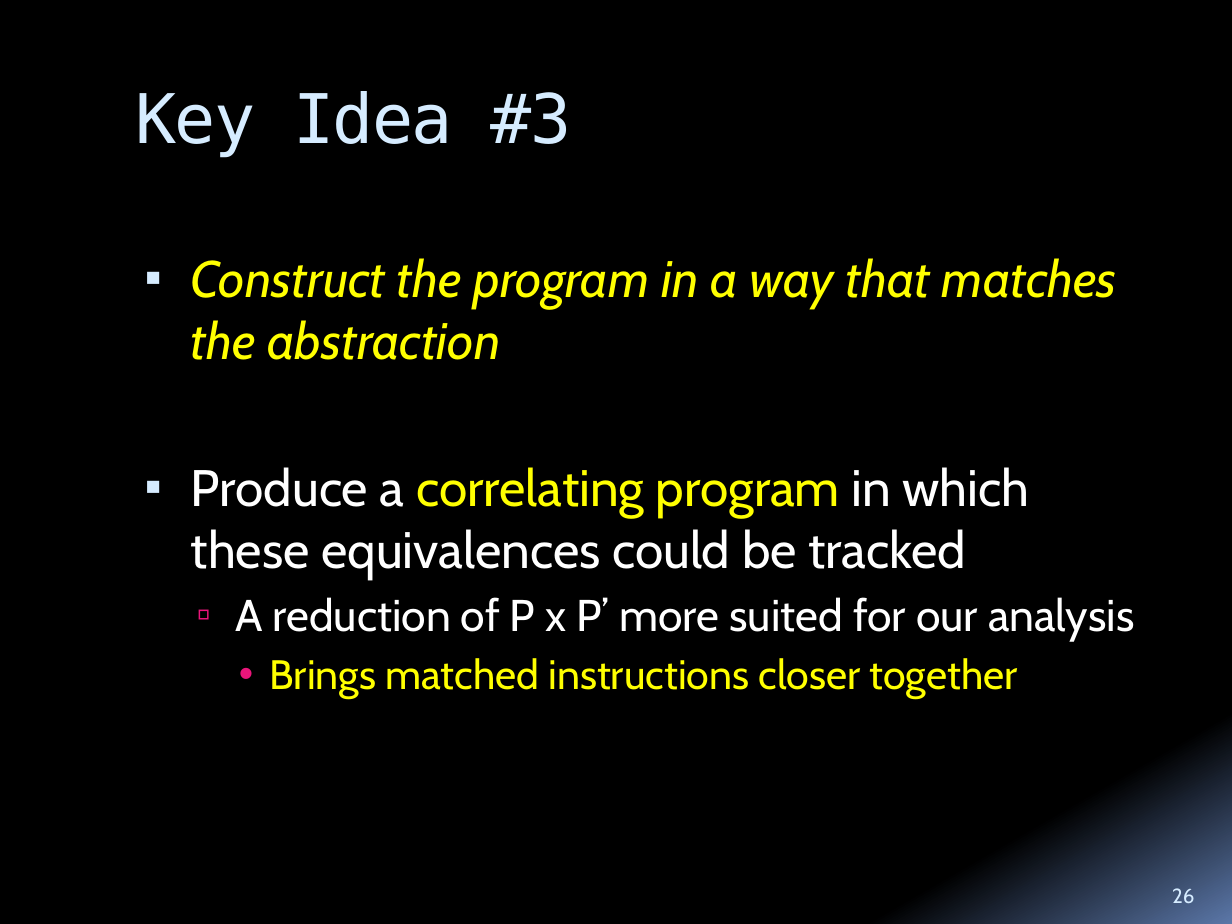
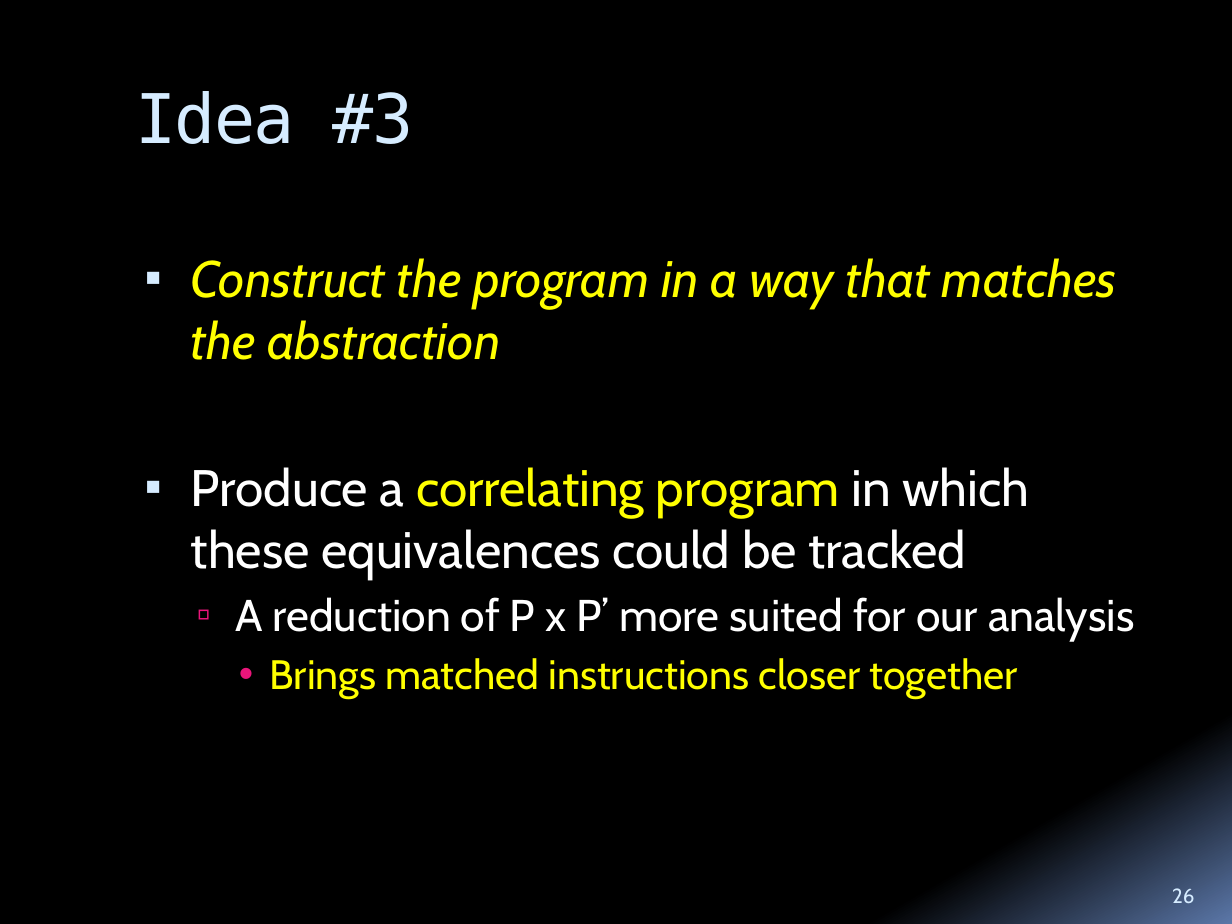
Before and after one commit to tech-srl/differential, a slide deck: slide 26 of doc/phd-proposal/Differential-PhD-Exam.pptx. Drawn at 1232x924 pixels with LibreOffice and Linux fonts; fonts in the diff are those of the drawing. Boxes give left, top, right and bottom in pixels: in the first picture for what was removed or moved away, otherwise in the second. Text is boxed around its words. In the diff, an @@ line names an element or a change of style, - is before the commit and + after.

```diff
--- a/doc/phd-proposal/Differential-PhD-Exam.pptx
+++ b/doc/phd-proposal/Differential-PhD-Exam.pptx
@@ title at (135,91,414,144): text changed @@
-Key Idea #3
+Idea #3
```
Also in this commit, not shown: 11 other slides changed, 1 slide added.
